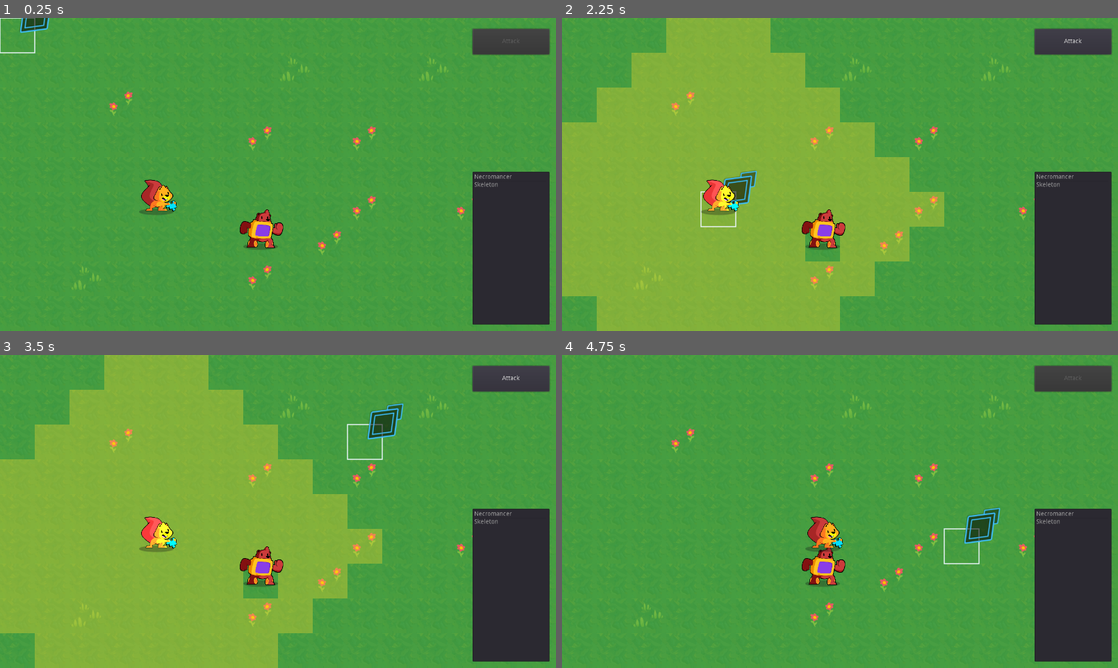
Above: before the commit, frames 1-4 (two rows, left to right).
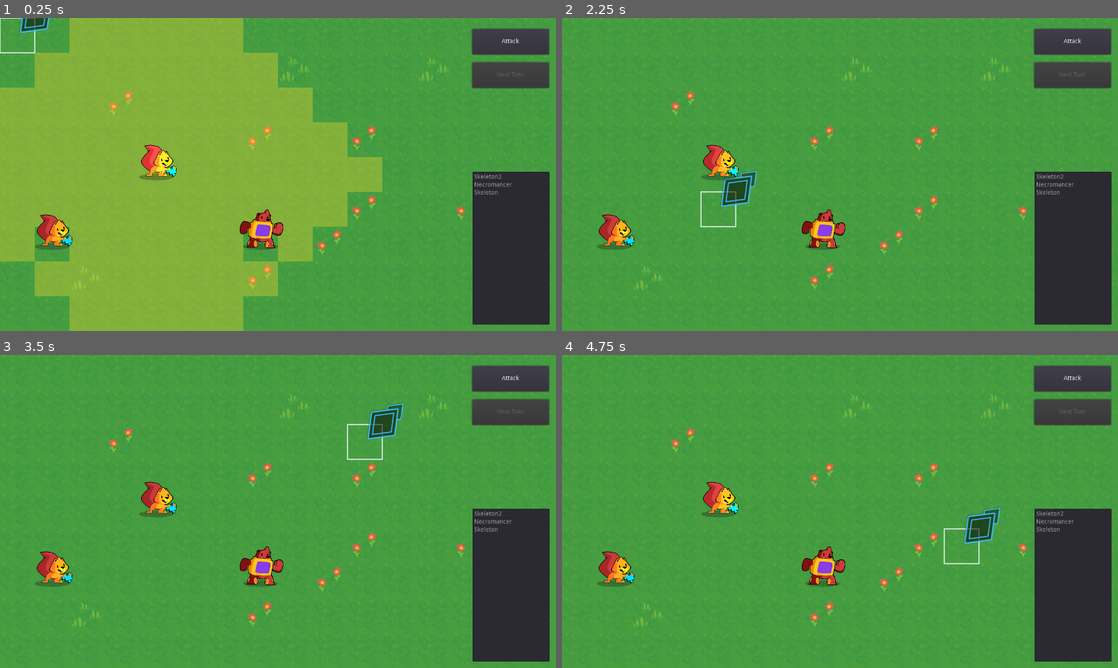
Above: after the commit, the same moments.

Repository: Zemeio/necromancy
Game: Godot game, scene res://Main.tscn
Same seed, same stepped clock (60 frames per second), same inputs: the game is played once before the commit and once after it.
Inputs (mouse positions are in pixels of both pictures, inside the frame that each line leads up to):
- Up to frame 1 (0.25 s): no input
- Up to frame 2 (2.25 s): click (1073, 43) at 0.5 s, where only the run after the commit has a clickable "Attack"; tap Enter (ui_accept) at 1.25, 1.52 s; move the mouse to (962, 158) at 1.27 s; press the mouse at (962, 158) at 1.28 s; hold Right (ui_right) 1.28-2.03 s; move the mouse to (728, 190) at 2.02 s; release the mouse at (728, 190) at 2.03 s; hold Down (ui_down) from 2.03 s (still down); click (728, 190) at 2.1 s
- Up to frame 3 (3.5 s): tap Enter (ui_accept) at 2.27 s; move the mouse to (333, 442) at 2.77 s; release Down (ui_down) at 2.78 s; press the mouse at (333, 442) at 2.78 s; hold Right (ui_right) from 2.78 s (still down)
- Up to frame 4 (4.75 s): move the mouse to (812, 574) at 3.52 s; release Right (ui_right) at 3.53 s; release the mouse at (812, 574) at 3.53 s; hold Up (ui_up) 3.53-4.28 s; click (812, 574) at 3.6 s; tap Enter (ui_accept) at 3.77, 4.52 s; move the mouse to (1006, 558) at 4.27 s; press the mouse at (1006, 558) at 4.28 s; hold Left (ui_left) from 4.28 s (still down)

The runs differ from the first frame. In frame 1, 51% of the frame differs, in the area x 0-99%, y 0-100%; in frame 2, 49%; in frame 3, 50%; in frame 4, 2.9%.

Commit message:
Add first turn and test button

Diff:
--- a/GameBoard/CharacterBoardControl/CharacterControl.gd
+++ b/GameBoard/CharacterBoardControl/CharacterControl.gd
@@ -64,3 +64,8 @@
 func move_unit_to_cell(unit, cell):
 	_units.erase(unit.cell)
 	_units[cell] = unit
+
+
+func enter_turn(unit):
+	_active_unit = unit
+	_active_unit.is_selected = true
--- a/GameBoard/GameBoard.gd
+++ b/GameBoard/GameBoard.gd
@@ -15,9 +15,9 @@
 
 onready var _unit_overlay: UnitOverlay = $UnitOverlay
 onready var _unit_path: UnitPath = $UnitPath
-onready var _characters = $Characters
-onready var _attack_button = $Action/Attack
-onready var _turn_order = $TurnOrder
+onready var _characters := $Characters
+onready var _attack_button := $Action/Attack
+onready var _turn_order: TurnOrder = $TurnOrder
 
 enum Action {
 	attack
@@ -74,7 +74,16 @@
 func _reinitialize() -> void:
 	_characters.initialize()
 	_turn_order.initialize(_characters.get_units())
+	start_first_turn()
 
+
+func start_first_turn():
+	var next_turn := _turn_order.current()
+	_characters.enter_turn(next_turn)
+	_enter_move_action_for_unit(next_turn)
+	# cursor.set_cell precisa ser chamado aqui
+	# Fim: turn_order.end_turn(wait)
+	pass
 
 ## Returns an array with all the coordinates of walkable cells based on the `max_distance`.
 func _flood_fill(cell: Vector2, max_distance: int, ignore_obstacles = false) -> Dictionary:
--- a/Main.tscn
+++ b/Main.tscn
@@ -1,10 +1,9 @@
-[gd_scene load_steps=10 format=2]
+[gd_scene load_steps=9 format=2]
 
 [ext_resource path="res://Scenes/Board/GameBoard.tscn" type="PackedScene" id=1]
 [ext_resource path="res://Character/Skeleton.tscn" type="PackedScene" id=2]
 [ext_resource path="res://Scripts/Character/CharacterInfo.gd" type="Script" id=3]
 [ext_resource path="res://Scripts/Character/Attacks/dummy_attack.tres" type="Resource" id=4]
-[ext_resource path="res://GameBoard/CharacterBoardControl/CharacterControl.gd" type="Script" id=5]
 [ext_resource path="res://Background/Map.tscn" type="PackedScene" id=10]
 [ext_resource path="res://Character/Character.tscn" type="PackedScene" id=11]
 
@@ -30,9 +29,6 @@
 
 [node name="GameBoard" parent="." instance=ExtResource( 1 )]
 
-[node name="Characters" parent="GameBoard" index="3"]
-script = ExtResource( 5 )
-
 [node name="Necromancer" parent="GameBoard/Characters" index="0" instance=ExtResource( 11 )]
 CharacterInfo = SubResource( 1 )
 
@@ -41,13 +37,25 @@
 position = Vector2( 620, 497 )
 
 [node name="Skeleton" parent="GameBoard/Characters" index="1" instance=ExtResource( 2 )]
-position = Vector2( 336, 383 )
+position = Vector2( 1, -4 )
 CharacterInfo = SubResource( 2 )
 
 [node name="Normal" parent="GameBoard/Characters/Skeleton/BoardUnits" index="0"]
 visible = true
-position = Vector2( 337, 429 )
+position = Vector2( 147, 513 )
+
+[node name="Skeleton2" parent="GameBoard/Characters" index="2" instance=ExtResource( 2 )]
+position = Vector2( 3, 5 )
+
+[node name="Normal" parent="GameBoard/Characters/Skeleton2/BoardUnits" index="0"]
+visible = true
+position = Vector2( 362, 381 )
+
+[node name="Attack" parent="GameBoard/Action" index="0"]
+margin_left = 1087.0
+margin_right = 1264.0
 
 [editable path="GameBoard"]
 [editable path="GameBoard/Characters/Necromancer"]
 [editable path="GameBoard/Characters/Skeleton"]
+[editable path="GameBoard/Characters/Skeleton2"]
--- a/Scenes/Board/GameBoard.tscn
+++ b/Scenes/Board/GameBoard.tscn
@@ -1,6 +1,7 @@
-[gd_scene load_steps=8 format=2]
+[gd_scene load_steps=9 format=2]
 
 [ext_resource path="res://Scenes/Board/TurnOrder.gd" type="Script" id=1]
+[ext_resource path="res://GameBoard/CharacterBoardControl/CharacterControl.gd" type="Script" id=2]
 [ext_resource path="res://GameBoard/GameBoard.gd" type="Script" id=4]
 [ext_resource path="res://GameBoard/Grid.tres" type="Resource" id=8]
 [ext_resource path="res://GameBoard/Cursor/Cursor.tscn" type="PackedScene" id=11]
@@ -21,6 +22,7 @@
 [node name="Cursor" parent="." instance=ExtResource( 11 )]
 
 [node name="Characters" type="Node2D" parent="."]
+script = ExtResource( 2 )
 
 [node name="Action" type="Control" parent="."]
 __meta__ = {
@@ -45,6 +47,24 @@
 "_edit_use_anchors_": false
 }
 
+[node name="Next Turn" type="Button" parent="Action"]
+margin_left = 1087.0
+margin_top = 102.0
+margin_right = 1264.0
+margin_bottom = 161.0
+grow_horizontal = 2
+grow_vertical = 2
+focus_mode = 0
+size_flags_horizontal = 3
+size_flags_vertical = 3
+theme = SubResource( 1 )
+disabled = true
+shortcut_in_tooltip = false
+text = "Next Turn"
+__meta__ = {
+"_edit_use_anchors_": false
+}
+
 [node name="TurnOrder" type="Node2D" parent="."]
 script = ExtResource( 1 )
 
@@ -62,3 +82,4 @@
 [connection signal="accept_pressed" from="Cursor" to="." method="_on_Cursor_accept_pressed"]
 [connection signal="moved" from="Cursor" to="." method="_on_Cursor_moved"]
 [connection signal="pressed" from="Action/Attack" to="." method="_on_Attack_pressed"]
+[connection signal="pressed" from="Action/Next Turn" to="." method="_on_Attack_pressed"]
--- a/Scenes/Board/TurnOrder.gd
+++ b/Scenes/Board/TurnOrder.gd
@@ -1,5 +1,5 @@
 extends Node2D
-
+class_name TurnOrder
 
 onready var itemListWindow = $ItemListWindow
 onready var actionList := []
@@ -48,6 +48,15 @@
 		addCharacterTurn(unit)
 
 
+func current() -> Unit:
+	if actionList.empty():
+		var waits_per_speed := _calculate_waits_per_speed(_unit_attributes.keys(), _unit_attributes)
+		var next_action = _calculate_next_action(waits_per_speed)
+		_unit_attributes = waits_per_speed
+		actionList = next_action
+	return actionList.front().source
+
+
 func _calculate_turn_order(units: Array) -> Array:
 	_initialize_non_initialized_units(units)
 
@@ -55,20 +64,20 @@
 	var turn_order := []
 	while remaining_units.size() > 1:
 		var waits_per_speed = _calculate_waits_per_speed(remaining_units, _unit_attributes)
-		var next_action: Array = _calculate_next_action(remaining_units, waits_per_speed)
+		var next_action: Array = _calculate_next_action(waits_per_speed)
 		for action in next_action:
 			turn_order.append(action)
 			remaining_units.remove(remaining_units.find(action))
 	turn_order += remaining_units
 	return turn_order
 
-func _calculate_next_action(remaining_units, waits_per_speed):
+func _calculate_next_action(waits_per_speed):
 	# Return units that can act now, in the order resolved by the tiebreaker
 	var units_that_can_act = _find_units_that_can_act_now(waits_per_speed)
 	units_that_can_act = _resolve_tiebreakers(units_that_can_act, waits_per_speed)
 	return units_that_can_act
 
-func _calculate_waits_per_speed(units, attrs):
+func _calculate_waits_per_speed(units, attrs) -> Dictionary:
 	var smallest_tick = 100 # 100 is the biggest value of wait/speed
 	for unit in units:
 		var units_tick_until_0 = ceil(float(attrs[unit]["wait"]) / unit.get_speed())
--- a/Scripts/Character/BasicInfo.tres
+++ b/Scripts/Character/BasicInfo.tres
@@ -5,8 +5,8 @@
 
 [resource]
 script = ExtResource( 1 )
-Name = ""
+Name = "Skeleton2"
 MAXHP = 100
 main_attack = ExtResource( 2 )
-act_speed = 5
+act_speed = 11
 _debug_wait = 90
--- a/project.godot
+++ b/project.godot
@@ -54,6 +54,11 @@
 "language": "GDScript",
 "path": "res://Scripts/GameBoard/TurnOrder/TurnAction.gd"
 }, {
+"base": "Node2D",
+"class": "TurnOrder",
+"language": "GDScript",
+"path": "res://Scenes/Board/TurnOrder.gd"
+}, {
 "base": "Path2D",
 "class": "Unit",
 "language": "GDScript",
@@ -79,6 +84,7 @@
 "Grid": "",
 "PathFinder": "",
 "TurnAction": "",
+"TurnOrder": "",
 "Unit": "",
 "UnitOverlay": "",
 "UnitPath": ""
